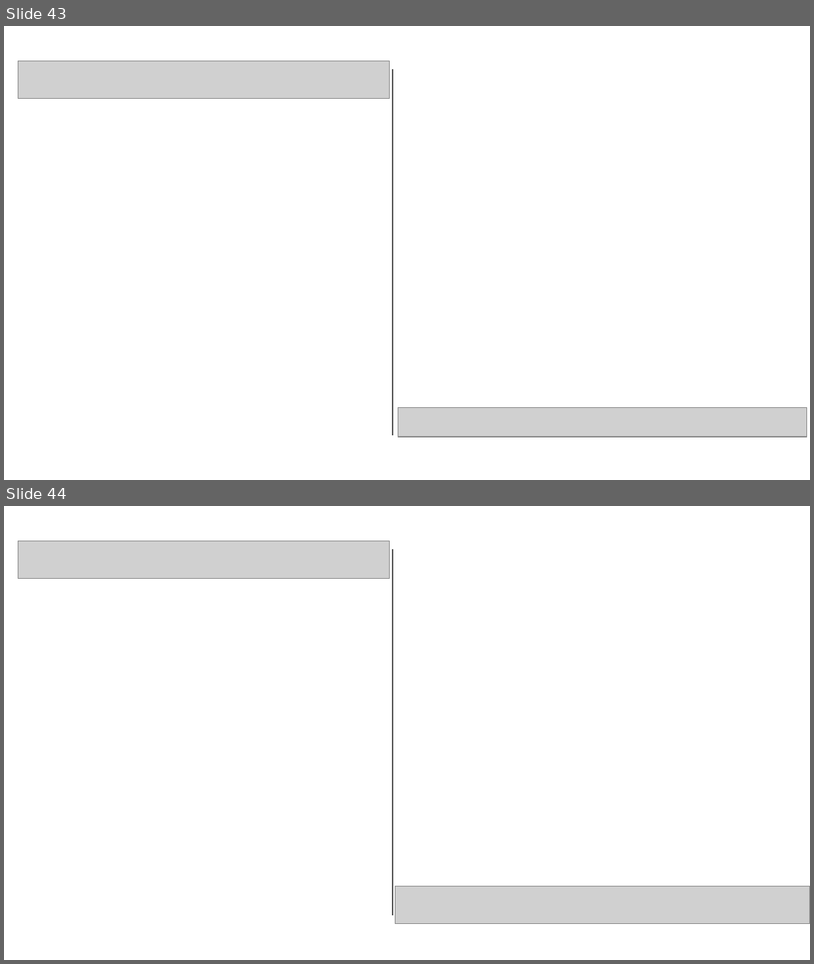
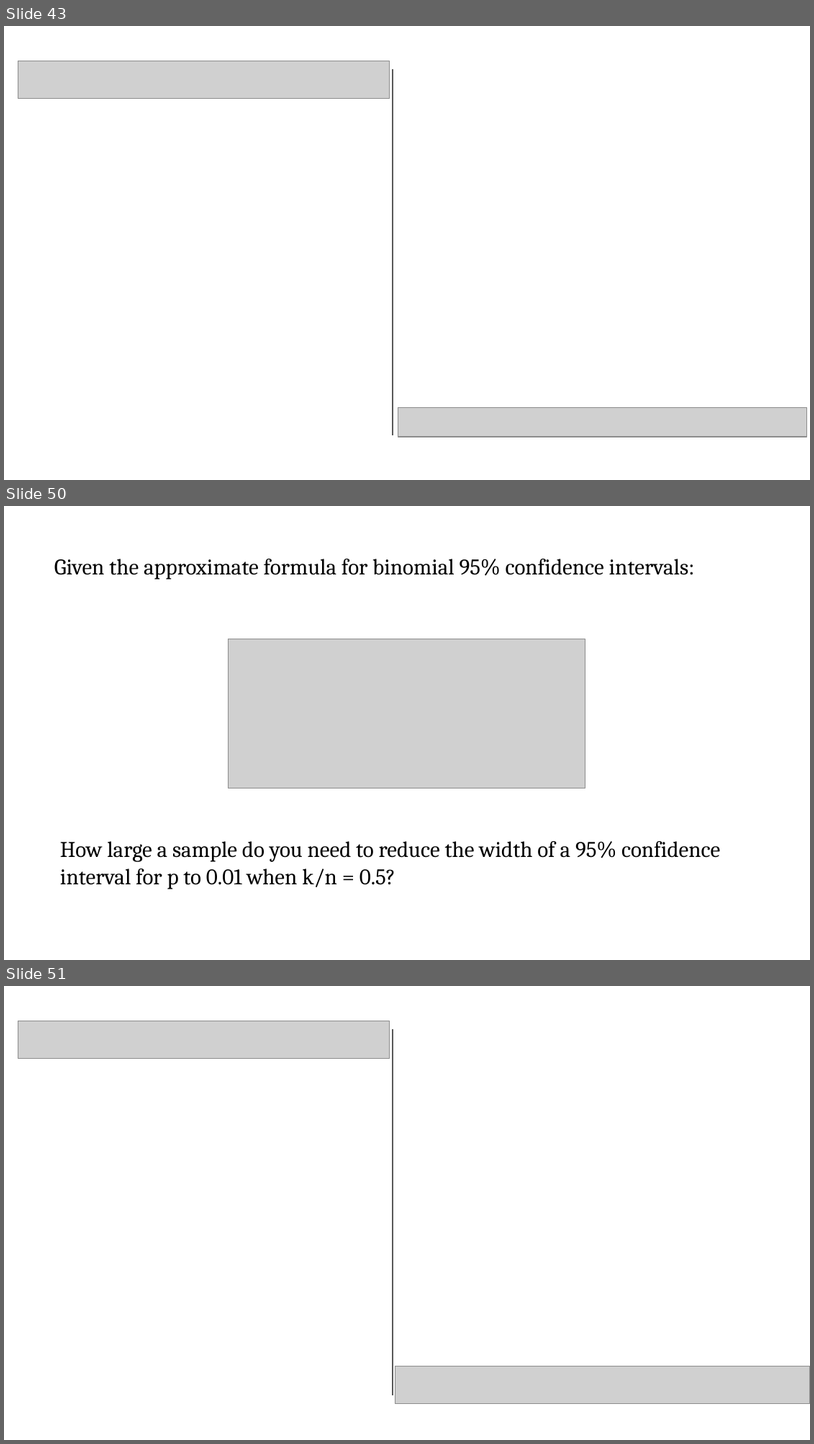
Before and after one commit to pvermees/geostats, a slide deck: slides/quizzes.odp. Shown one above the other, each under a label of ours: slides 43 and 44 before the commit, slides 43, 50 and 51 after it; the slides between them are not shown. The pictures are 814x964 and 814x1444 pixels, drawn with LibreOffice and Linux fonts; fonts in the diff are those of the drawing; grey boxes stand for pictures. Boxes give left, top, right and bottom in pixels: in the first picture for what was removed or moved away, otherwise in the second. Text is boxed around its words. In the diff, an @@ line names an element or a change of style, - is before the commit and + after.

Commit message:
Added exercises for third binomial lecture

```diff
--- a/slides/quizzes.odp
+++ b/slides/quizzes.odp
@@ slide 50 added at [4, 506, 810, 960], background #FFFFFF @@
@@ text added at [54, 559, 695, 579], 22 pt, text #000000 @@
+Given the approximate formula for binomial 95% confidence intervals:
@@ picture added at [229, 639, 586, 788] @@
@@ text added at [60, 841, 720, 889], 22 pt, text #000000 @@
+How large a sample do you need to reduce the width of a 95% confidence interval for p to 0.01 when k/n = 0.5?
@@ what was slide 44 is now slide 51 @@
```
Also in this commit, not shown: 6 other slides added, 2 other files.
